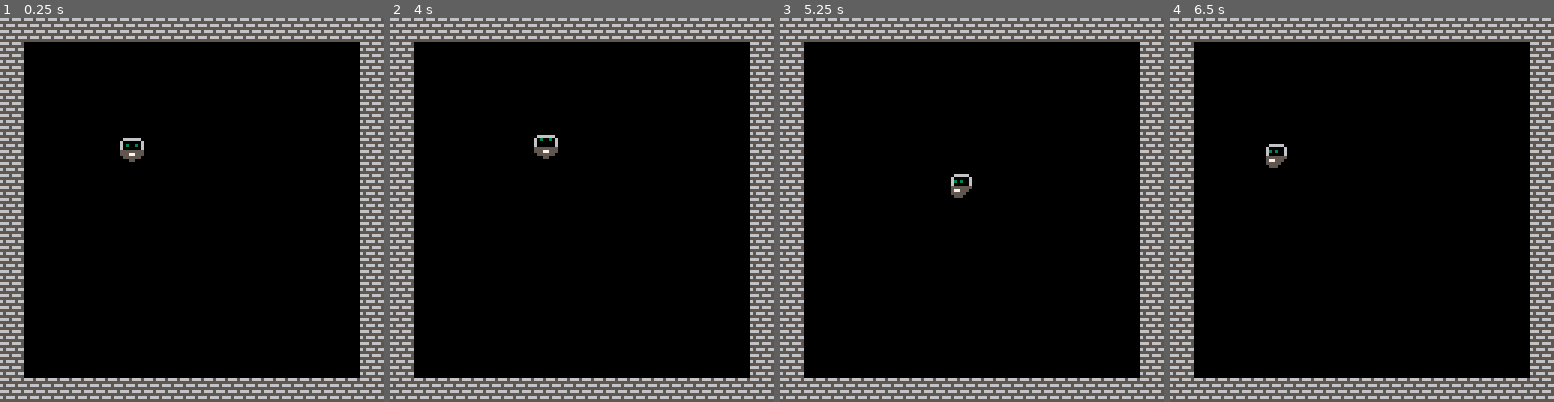
Above: before the commit, frames 1-4 (left to right).
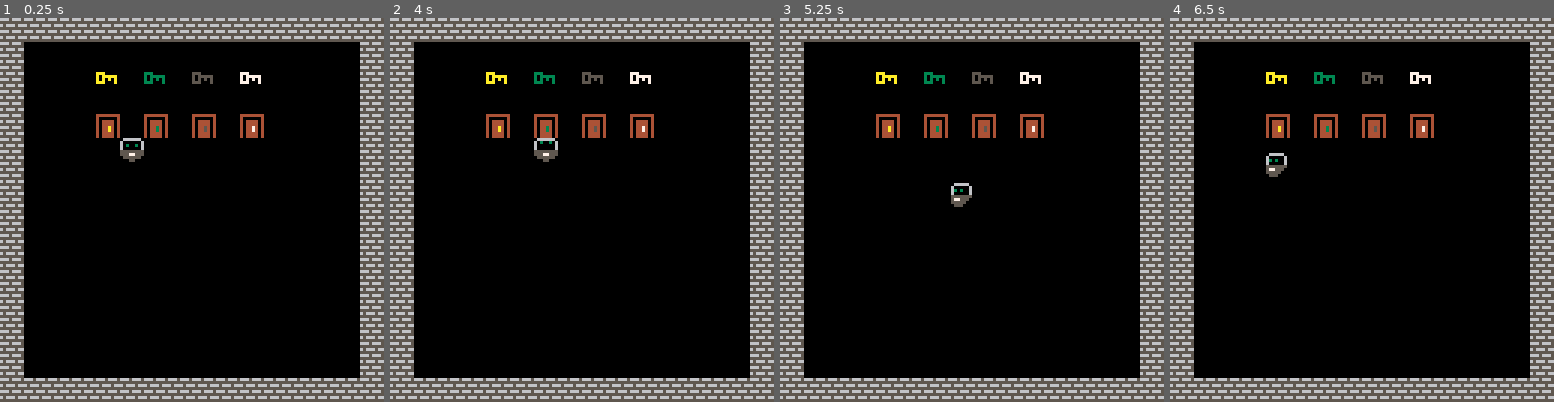
Above: after the commit, the same moments.

Repository: VedVid/picos-challange
Game: PICO-8 cartridge picoschallange.p8
Same seed, same stepped clock (60 frames per second), same inputs: the game is played once before the commit and once after it.
Inputs:
- Up to frame 1 (0.25 s): no input
- Up to frame 2 (4 s): hold Left 1.97-2.37 s; hold Down 2.42-2.82 s; hold Right 2.87-3.53 s; hold Up from 3.58 s (still down)
- Up to frame 3 (5.25 s): release Up at 4.08 s; hold Right 4.13-4.53 s; hold Down 4.58-5.08 s; hold Left from 5.13 s (still down)
- Up to frame 4 (6.5 s): release Left at 5.8 s; hold Up 5.85-6.18 s; hold Left from 6.23 s (still down)

The runs differ from the first frame. In frame 1, 1.5% of the frame differs, in the area x 25-69%, y 14-32%; in frame 2, 1.7%; in frame 3, 1.9%, in the area x 25-69%, y 14-50%; in frame 4, 1.9%.

Commit message:
Split collision into detecting sprite and detecting flags. Checking for key when passing through doors.

Diff:
--- a/picoschallange.p8
+++ b/picoschallange.p8
@@ -83,19 +83,31 @@
   player.spr_current = player.spr_down
  end
 
- local flags = collision(x, y)
+ local sprite = detect_sprite(x, y)
+ local flags = detect_flags(sprite)
  if not flags.obstacle then
   player.x = x
   player.y = y
+ else
+  if (sprite == 17 and player.key_gold) then
+   player.x = x
+   player.y = y
+  end
  end
 end
 
 -->8
 --map and collisions
 
-function collision(x, y)
+
+function detect_sprite(x, y)
  local i, j = flr(x/8), flr(y/8)
  local sprite = mget(i, j)
+ return sprite
+end
+
+
+function detect_flags(sprite)
  local flags = {}
  flags.obstacle = fget(sprite, 1)
  flags.key = fget(sprite, 2)
@@ -126,14 +138,14 @@
 a0a0a0a0303030305050505070707070000000000000000000000000000000000000000000000000000000000000000000000000000000000000000000000000
 aaa000a0333000305550005077700070000000000000000000000000000000000000000000000000000000000000000000000000000000000000000000000000
 __gff__
-0000000000000000000000000000000002000000000000000000000000000000040404040000000000000000000000000000000000000000000000000000000000000000000000000000000000000000000000000000000000000000000000000000000000000000000000000000000000000000000000000000000000000000
+0000000000000000000000000000000002060606060000000000000000000000040404040000000000000000000000000000000000000000000000000000000000000000000000000000000000000000000000000000000000000000000000000000000000000000000000000000000000000000000000000000000000000000
 0000000000000000000000000000000000000000000000000000000000000000000000000000000000000000000000000000000000000000000000000000000000000000000000000000000000000000000000000000000000000000000000000000000000000000000000000000000000000000000000000000000000000000
 __map__
 1010101010101010101010101010101000000000000000000000000000000000000000000000000000000000000000000000000000000000000000000000000000000000000000000000000000000000000000000000000000000000000000000000000000000000000000000000000000000000000000000000000000000000
 1000000000000000000000000000001000000000000000000000000000000000000000000000000000000000000000000000000000000000000000000000000000000000000000000000000000000000000000000000000000000000000000000000000000000000000000000000000000000000000000000000000000000000
+1000000020002100220023000000001000000000000000000000000000000000000000000000000000000000000000000000000000000000000000000000000000000000000000000000000000000000000000000000000000000000000000000000000000000000000000000000000000000000000000000000000000000000
 1000000000000000000000000000001000000000000000000000000000000000000000000000000000000000000000000000000000000000000000000000000000000000000000000000000000000000000000000000000000000000000000000000000000000000000000000000000000000000000000000000000000000000
-1000000000000000000000000000001000000000000000000000000000000000000000000000000000000000000000000000000000000000000000000000000000000000000000000000000000000000000000000000000000000000000000000000000000000000000000000000000000000000000000000000000000000000
-1000000000000000000000000000001000000000000000000000000000000000000000000000000000000000000000000000000000000000000000000000000000000000000000000000000000000000000000000000000000000000000000000000000000000000000000000000000000000000000000000000000000000000
+1000000011001200130014000000001000000000000000000000000000000000000000000000000000000000000000000000000000000000000000000000000000000000000000000000000000000000000000000000000000000000000000000000000000000000000000000000000000000000000000000000000000000000
 1000000000000000000000000000001000000000000000000000000000000000000000000000000000000000000000000000000000000000000000000000000000000000000000000000000000000000000000000000000000000000000000000000000000000000000000000000000000000000000000000000000000000000
 1000000000000000000000000000001000000000000000000000000000000000000000000000000000000000000000000000000000000000000000000000000000000000000000000000000000000000000000000000000000000000000000000000000000000000000000000000000000000000000000000000000000000000
 1000000000000000000000000000001000000000000000000000000000000000000000000000000000000000000000000000000000000000000000000000000000000000000000000000000000000000000000000000000000000000000000000000000000000000000000000000000000000000000000000000000000000000
